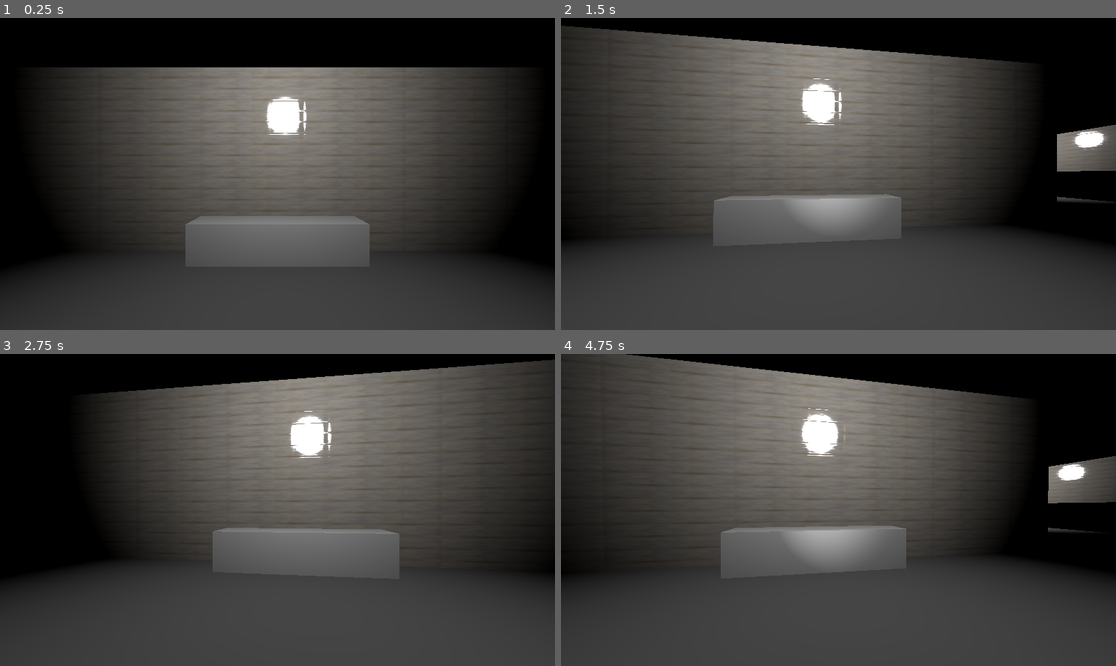
Above: before the commit, frames 1-4 (two rows, left to right).
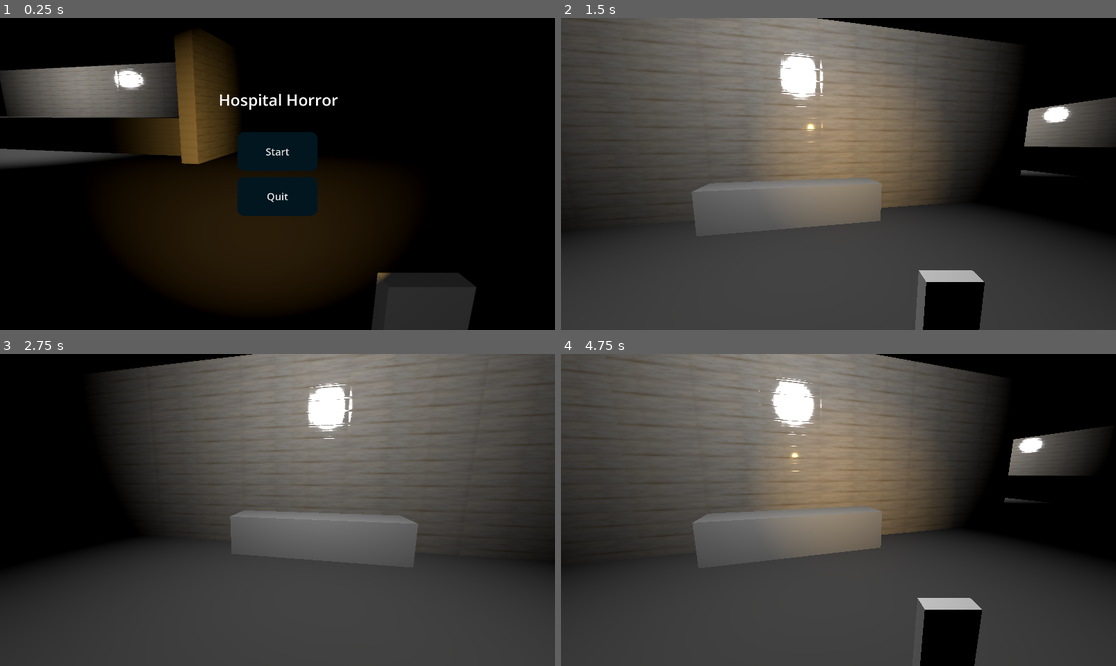
Above: after the commit, the same moments.

Repository: NaaluZeroNaalu/hospital
Game: Godot game, scene res://Main_Menu.tscn
Two runs of this game, one before a commit and one after it. Both use one fixed random seed, a clock stepped at 60 frames per second and the inputs below. Before the commit the project starts from res://hospital.tscn.
Inputs (mouse positions are in pixels of both pictures, inside the frame that each line leads up to):
- Up to frame 1 (0.25 s): no input
- Up to frame 2 (1.5 s): click (838, 152) at 0.5 s, where only the run after the commit has a clickable "Start"; tap Enter at 1.25 s; move the mouse to (866, 174) at 1.27 s; right-click (866, 174) at 1.35 s
- Up to frame 3 (2.75 s): tap Space at 2 s; move the mouse to (249, 510) at 2.02 s; right-click (249, 510) at 2.1 s
- Up to frame 4 (4.75 s): tap Enter at 2.75, 4.25 s; move the mouse to (849, 503) at 2.77 s; tap A (idathu) at 2.85 s; right-click (849, 503) at 3.05 s; tap Space at 3.5 s; move the mouse to (832, 516) at 3.52 s; tap W (munnadi) at 3.6 s; right-click (832, 516) at 3.8 s; move the mouse to (877, 513) at 4.27 s; tap S (pinnadi) at 4.35 s; right-click (877, 513) at 4.55 s

The runs differ from the first frame. In frame 1, 69% of the frame differs, in the area x 0-100%, y 4-100%; in frame 2, 25%; in frame 3, 12%; in frame 4, 27%.

Commit message:
added torch, phone, menu

Diff:
--- /dev/null
+++ b/Main_Menu.tscn
@@ -0,0 +1,90 @@
+[gd_scene load_steps=6 format=3 uid="uid://bmfwjyxbugbkx"]
+
+[ext_resource type="Texture2D" uid="uid://dcgrdyktmnmye" path="res://textures/images/Screenshot 2025-05-24 153707.png" id="1_m625n"]
+[ext_resource type="Script" uid="uid://dh7ctw62djlt7" path="res://main_menu.gd" id="1_wugcc"]
+
+[sub_resource type="StyleBoxTexture" id="StyleBoxTexture_wtjmy"]
+texture = ExtResource("1_m625n")
+
+[sub_resource type="StyleBoxFlat" id="StyleBoxFlat_wtjmy"]
+bg_color = Color(0.607415, 0.596032, 0.60715, 1)
+corner_radius_top_left = 25
+corner_radius_top_right = 25
+corner_radius_bottom_right = 25
+corner_radius_bottom_left = 25
+
+[sub_resource type="StyleBoxFlat" id="StyleBoxFlat_m625n"]
+bg_color = Color(0.00837413, 0.0879522, 0.121362, 1)
+corner_radius_top_left = 25
+corner_radius_top_right = 25
+corner_radius_bottom_right = 25
+corner_radius_bottom_left = 25
+
+[node name="MainMenu" type="Control"]
+layout_mode = 3
+anchors_preset = 15
+anchor_right = 1.0
+anchor_bottom = 1.0
+grow_horizontal = 2
+grow_vertical = 2
+script = ExtResource("1_wugcc")
+
+[node name="Panel" type="Panel" parent="."]
+layout_mode = 1
+anchors_preset = 15
+anchor_right = 1.0
+anchor_bottom = 1.0
+grow_horizontal = 2
+grow_vertical = 2
+theme_override_styles/panel = SubResource("StyleBoxTexture_wtjmy")
+
+[node name="Label" type="Label" parent="Panel"]
+layout_mode = 1
+anchors_preset = 5
+anchor_left = 0.5
+anchor_right = 0.5
+offset_left = -17.0
+offset_top = 245.0
+offset_right = 23.0
+offset_bottom = 268.0
+grow_horizontal = 2
+theme_override_font_sizes/font_size = 55
+text = "Hospital Horror"
+
+[node name="VBoxContainer" type="VBoxContainer" parent="."]
+layout_mode = 1
+anchors_preset = 8
+anchor_left = 0.5
+anchor_top = 0.5
+anchor_right = 0.5
+anchor_bottom = 0.5
+offset_left = -139.0
+offset_top = -145.0
+offset_right = 139.0
+offset_bottom = 145.0
+grow_horizontal = 2
+grow_vertical = 2
+theme_override_constants/separation = 20
+
+[node name="start" type="Button" parent="VBoxContainer"]
+layout_mode = 2
+size_flags_vertical = 3
+theme_override_constants/h_separation = 0
+theme_override_font_sizes/font_size = 35
+theme_override_styles/hover_pressed = SubResource("StyleBoxFlat_wtjmy")
+theme_override_styles/normal = SubResource("StyleBoxFlat_m625n")
+text = "Start
+"
+
+[node name="quit" type="Button" parent="VBoxContainer"]
+layout_mode = 2
+size_flags_vertical = 3
+theme_override_constants/h_separation = 0
+theme_override_font_sizes/font_size = 35
+theme_override_styles/hover_pressed = SubResource("StyleBoxFlat_wtjmy")
+theme_override_styles/normal = SubResource("StyleBoxFlat_m625n")
+text = "Quit
+"
+
+[connection signal="pressed" from="VBoxContainer/start" to="." method="_on_start_pressed"]
+[connection signal="pressed" from="VBoxContainer/quit" to="." method="_on_quit_pressed"]
--- a/hospital.tscn
+++ b/hospital.tscn
@@ -11,6 +11,9 @@
 albedo_color = Color(0.0626547, 0.0182021, 0.00853244, 1)
 
 [sub_resource type="BoxShape3D" id="BoxShape3D_81o12"]
+
+[sub_resource type="BoxMesh" id="BoxMesh_38uiv"]
+size = Vector3(0.15, 0.3, 0.05)
 
 [sub_resource type="BoxMesh" id="BoxMesh_lr8ov"]
 
@@ -48,6 +51,10 @@
 
 [node name="vidya" parent="." instance=ExtResource("1_bra3x")]
 transform = Transform3D(1, 0, 0, 0, 1, 0, 0, 0, 1, 0, 2, 0)
+
+[node name="phone" type="MeshInstance3D" parent="vidya"]
+transform = Transform3D(1, 0, 0, 0, 1, 0, 0, 0, 1, 0.3, 0.5, -0.5)
+mesh = SubResource("BoxMesh_38uiv")
 
 [node name="wall" type="MeshInstance3D" parent="."]
 transform = Transform3D(16.0122, 0, 0, 0, 5.19108, 0, 0, 0, 0.616491, 0, 2.6573, 2.55932)
@@ -140,3 +147,11 @@
 light_specular = 6.48
 omni_range = 8.622
 omni_attenuation = 1.155
+
+[node name="UI" type="CanvasLayer" parent="."]
+
+[node name="Control" type="Control" parent="UI"]
+layout_mode = 3
+anchors_preset = 0
+offset_right = 40.0
+offset_bottom = 40.0
--- /dev/null
+++ b/main_menu.gd
@@ -0,0 +1,9 @@
+extends Control
+
+
+func _on_start_pressed() -> void:
+	get_tree().change_scene_to_file("res://hospital.tscn")
+
+
+func _on_quit_pressed() -> void:
+	get_tree().quit()
--- a/player/vidya.gd
+++ b/player/vidya.gd
@@ -1,14 +1,19 @@
 extends CharacterBody3D
 
 var speed = 5.0
-var sprint_speed = 8.0
+var sprint_speed = 12.0
 var gravity = 9.8
 var mouse_sensitivity = 0.002
 var flashlight_on = false
+@onready var phone=$phone
+var phone_vis=false
+
 
 func _ready():
 	Input.set_mouse_mode(Input.MOUSE_MODE_CAPTURED)
 	$eye/light.light_energy = 0.0  # Flashlight off initially
+	phone.visible=false
+
 
 func _physics_process(delta):
 	# Gravity
@@ -31,7 +36,11 @@
 	# Flashlight toggle
 	if Input.is_action_just_pressed("flashlight"):
 		flashlight_on = !flashlight_on
-		$eye/light.light_energy = 10 if flashlight_on else 0.0
+		$eye/light.light_energy = 12 if flashlight_on else 0.0
+	if Input.is_action_just_pressed("flashlight"):
+		phone_vis=!phone_vis
+		phone.visible=phone_vis
+
 
 func _process(_delta):
 	if Input.is_action_just_pressed("interact"):
--- a/player/vidya.tscn
+++ b/player/vidya.tscn
@@ -11,13 +11,15 @@
 shape = SubResource("CapsuleShape3D_cxxl0")
 
 [node name="eye" type="Camera3D" parent="."]
-transform = Transform3D(1, 0, 0, 0, 1, 0, 0, 0, 1, 0, 0.55526, 0)
+transform = Transform3D(1, 0, 0, 0, 1, 0, 0, 0, 1, 0, 1, 0)
 
 [node name="light" type="SpotLight3D" parent="eye"]
-light_energy = 13.98
-spot_range = 5.412
-spot_attenuation = 0.24
-spot_angle = 17.57
+transform = Transform3D(1, 0, 0, 0, 1, 0, 0, 0, 1, 0.3, 0.5, -0.5)
+light_color = Color(0.970214, 0.777385, 0.408153, 1)
+light_energy = 8.808
+spot_range = 20.0
+spot_attenuation = 2.0
+spot_angle = 30.29
 
 [node name="hand" type="RayCast3D" parent="eye"]
 transform = Transform3D(1, 0, 0, 0, 0.0505407, -0.998722, 0, 0.998722, 0.0505407, 0, 0, 0.0439858)
--- a/project.godot
+++ b/project.godot
@@ -11,9 +11,14 @@
 [application]
 
 config/name="hospital horror"
-run/main_scene="res://hospital.tscn"
-config/features=PackedStringArray("4.3", "GL Compatibility")
+run/main_scene="uid://bmfwjyxbugbkx"
+config/features=PackedStringArray("4.4", "GL Compatibility")
 config/icon="res://icon.svg"
+
+[display]
+
+window/size/viewport_width=1920
+window/size/viewport_height=1080
 
 [input]
 
Not shown: 1 places in hospital.tscn that only renumber resources
Not shown, added: main_menu.gd.uid
Not shown, added: player/vidya.gd.uid
Not shown: 1 places in player/vidya.tscn that only renumber resources
Binary file added: textures/images/Screenshot 2025-05-24 153707.png
Not shown, added: textures/images/Screenshot 2025-05-24 153707.png.import
